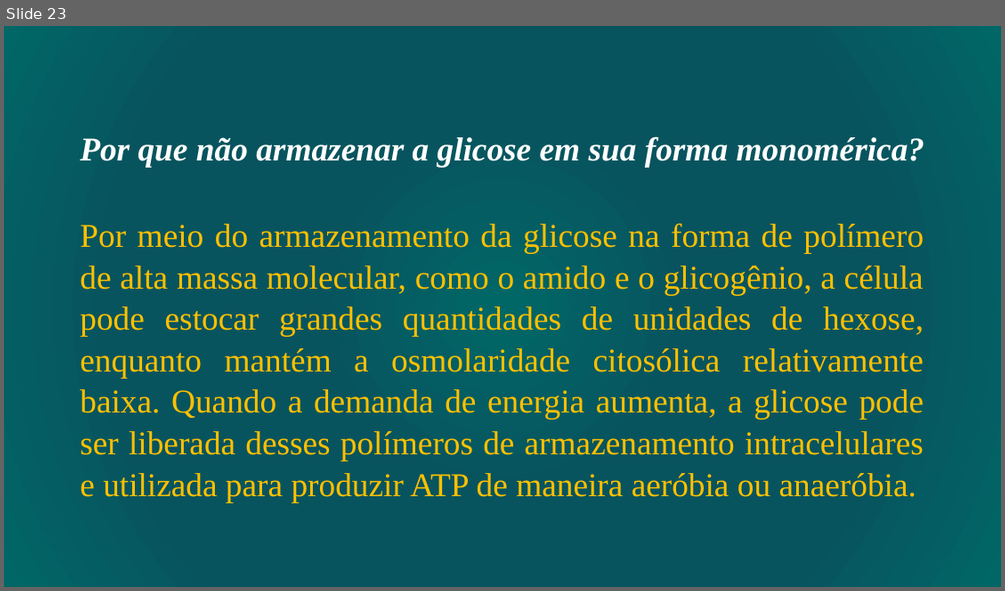
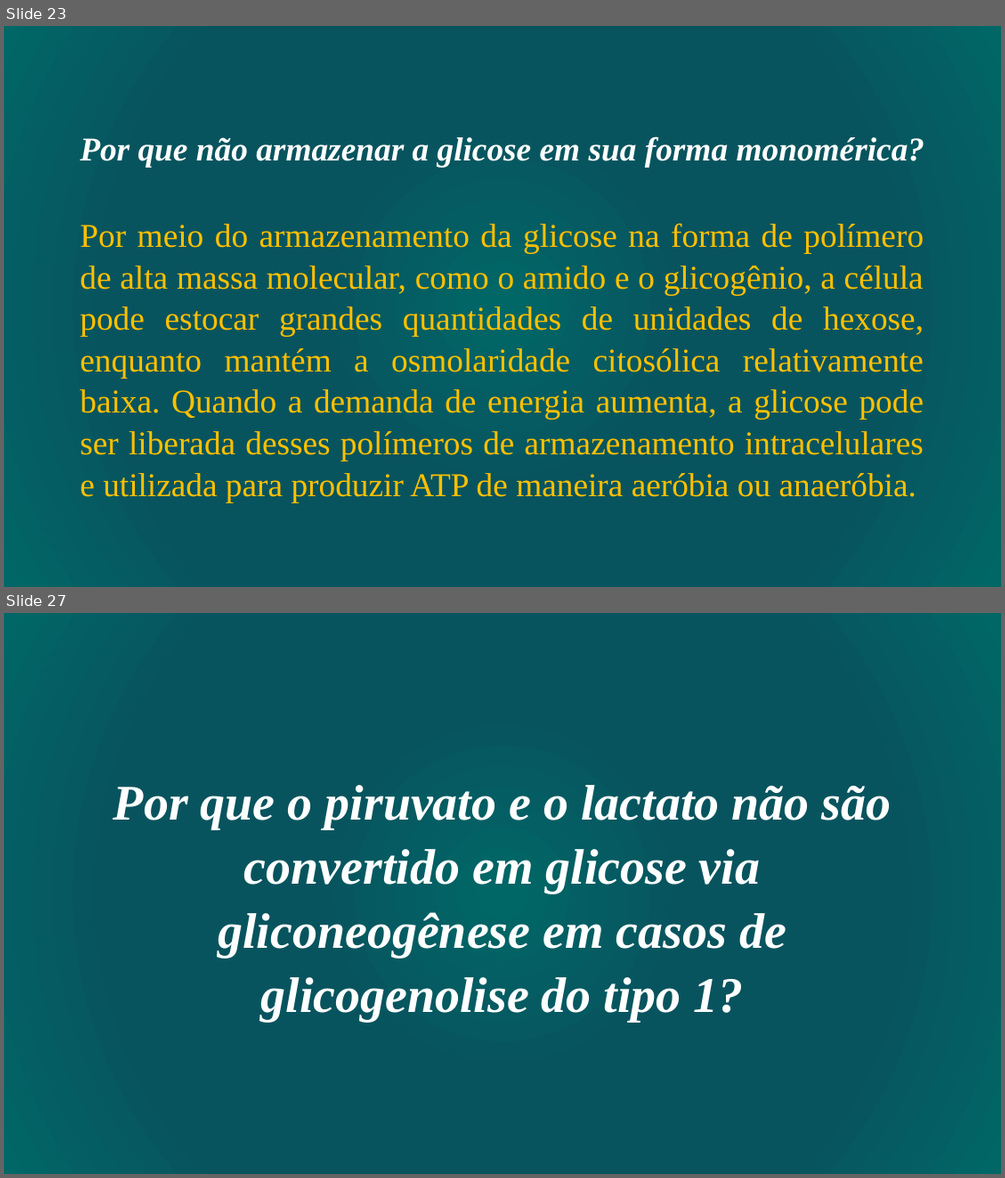
Before and after one commit to daniloasdotcom/Bioquimica-com-Danilo, a slide deck: static/aulas/metabolismo_glicogenio.pptx. Shown one above the other, each under a label of ours: slide 23 before the commit, slides 23 and 27 after it; the slides between them are not shown. The pictures are 1005x591 and 1005x1178 pixels, drawn with LibreOffice and Linux fonts; fonts in the diff are those of the drawing. Boxes give left, top, right and bottom in pixels: in the first picture for what was removed or moved away, otherwise in the second. Text is boxed around its words. In the diff, an @@ line names an element or a change of style, - is before the commit and + after.

```diff
--- a/static/aulas/metabolismo_glicogenio.pptx
+++ b/static/aulas/metabolismo_glicogenio.pptx
@@ slide 27 added at bbox=[4, 613, 1001, 1174], background gradient #006666 to #08545E @@
@@ text added at bbox=[113, 785, 891, 1022], 48 pt, text #FFFFFF, bold, italic @@
+Por que o piruvato e o lactato não são convertido em glicose via gliconeogênese em casos de glicogenolise do tipo 1?
```
Also in this commit, not shown: 5 slides changed, 3 other slides added, 4 slides removed, 4 other files.
